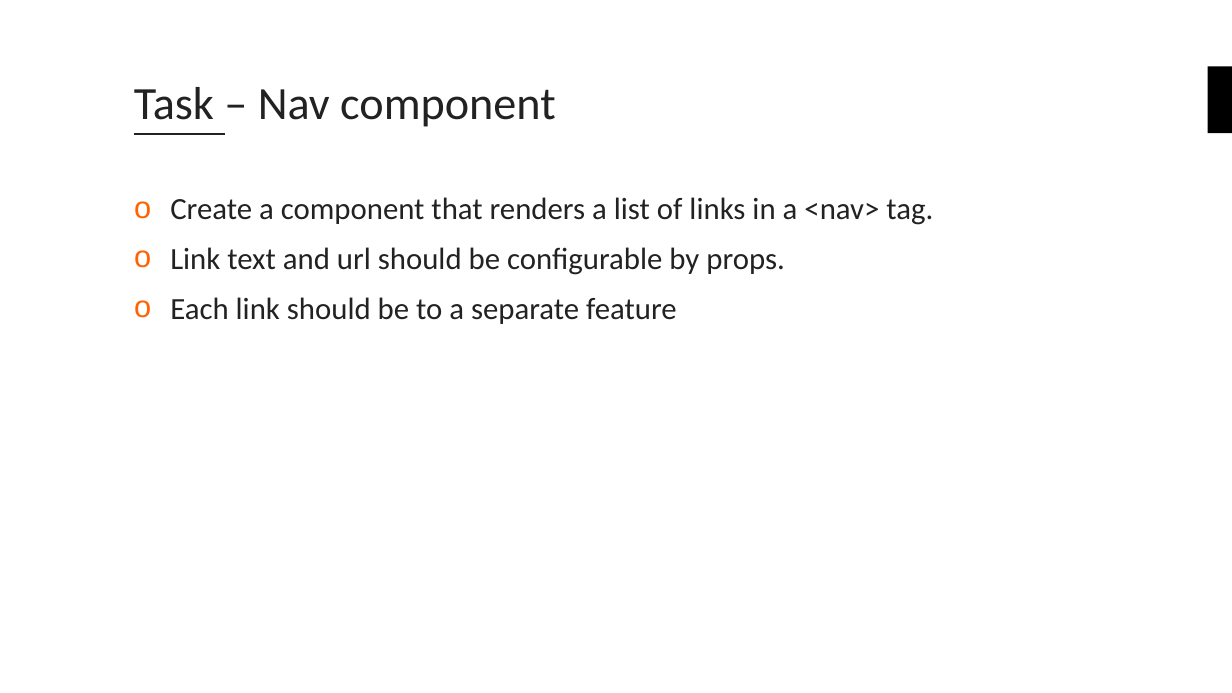
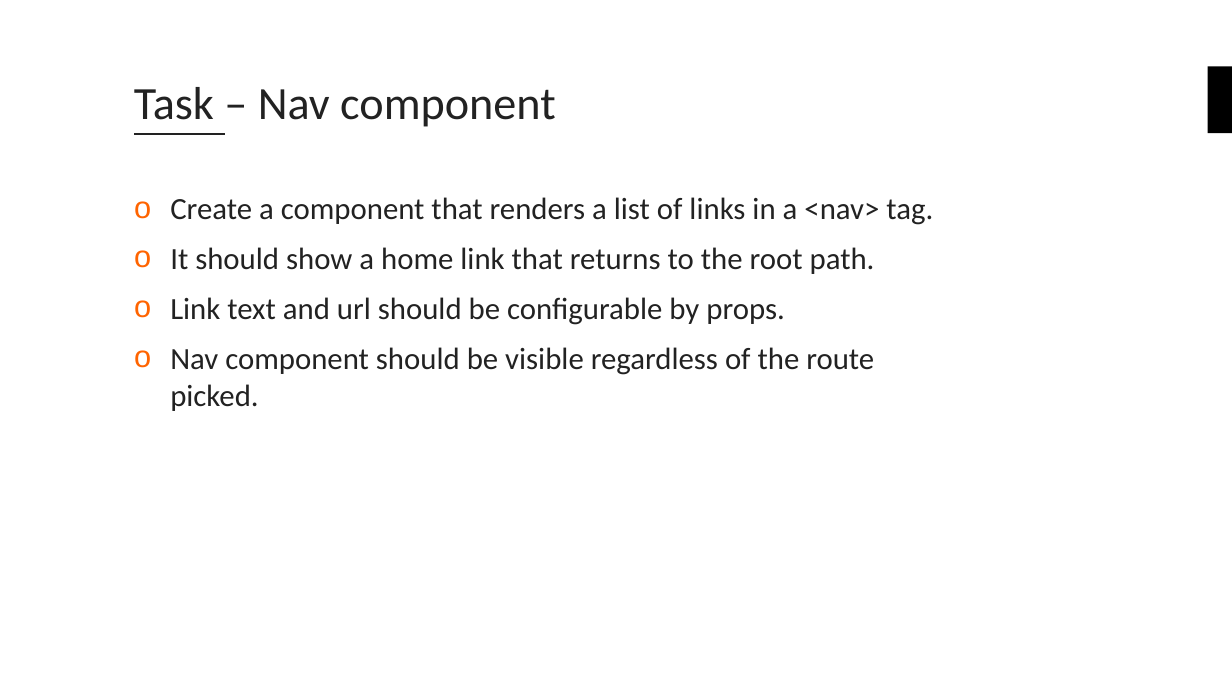
Before and after one commit to fuzzheim/create-react-app-workshop, a slide deck: slide 45 of Create-React-App-Workshop.pptx (slide 41 before the commit). Drawn at 1232x693 pixels with LibreOffice and Linux fonts; fonts in the diff are those of the drawing; background and template pictures are left out. Boxes give left, top, right and bottom in pixels: in the first picture for what was removed or moved away, otherwise in the second. Text is boxed around its words. In the diff, an @@ line names an element or a change of style, - is before the commit and + after.

```diff
--- a/Create-React-App-Workshop.pptx
+++ b/Create-React-App-Workshop.pptx
@@ text at (x1=170, y1=247, x2=875, y2=274): paragraph added @@
+o It should show a home link that returns to the root path.
@@ text at (x1=170, y1=347, x2=874, y2=411): text changed @@
-o Each link should be to a separate feature
+o Nav component should be visible regardless of the route picked.
```
Also in this commit, not shown: 5 other slides changed, 9 slides added, 1 slide removed.
